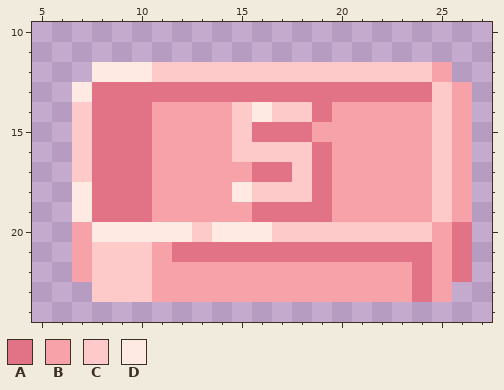
Pixel-art sprite: Resources/Textures/Objects/Specific/Janitorial/soap.rsi/syndie-4.png. The picture above is the old version.
The file is 32x32 pixels. Shown: x 5..27, y 10..24.
Palette (. is transparent): A #e27285  B #f6a2a8  C #fdc9c9  D #ffe9e3
Pixels before, first column x 7:
12 .DDDCCCCCCCCCCCCCCB.
13 DAAAAAAAAAAAAAAAAACB
14 CAAABBBBCDCCABBBBBCB
15 CAAABBBBCAAABBBBBBCB
16 CAAABBBBCCCCABBBBBCB
17 CAAABBBBBAACABBBBBCB
18 DAAABBBBDCCCABBBBBCB
19 DAAABBBBBAAAABBBBBCB
20 BDDDDDCDDDCCCCCCCCBA
21 BCCCBAAAAAAAAAAAAABA
22 BCCCBBBBBBBBBBBBBABA
23 .CCCBBBBBBBBBBBBBAB.
The result:
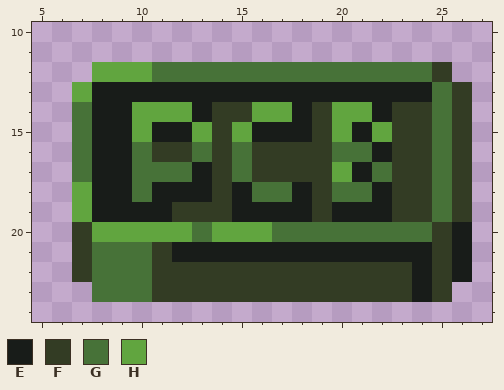
Colours new in this view: E #181c19  F #333c24  G #477238  H #61a53f
Difference:
Changed rows in their new state; - is an unchanged pixel.
first column x 7:
12 -HHHGGGGGGGGGGGGGGF-
13 HEEEEEEEEEEEEEEEEEGF
14 GEEHHHEFFHHEFHHEFFGF
15 GEEHEEHFHEEEFHEHFFGF
16 GEEGFFGFGFFFFGGEFFGF
17 GEEGGGEFGFFFFHEGFFGF
18 HEEGEEEFEGGEFGGEFFGF
19 HEEEEFFFEEEEFEEEFFGF
20 FHHHHHGHHHGGGGGGGGFE
21 FGGGFEEEEEEEEEEEEEFE
22 FGGGFFFFFFFFFFFFFEFE
23 -GGGFFFFFFFFFFFFFEF-
Boxes around the changes in both pictures, in picture pixels (x1, y1, x2, y2):
changed: (72, 62, 472, 302)
